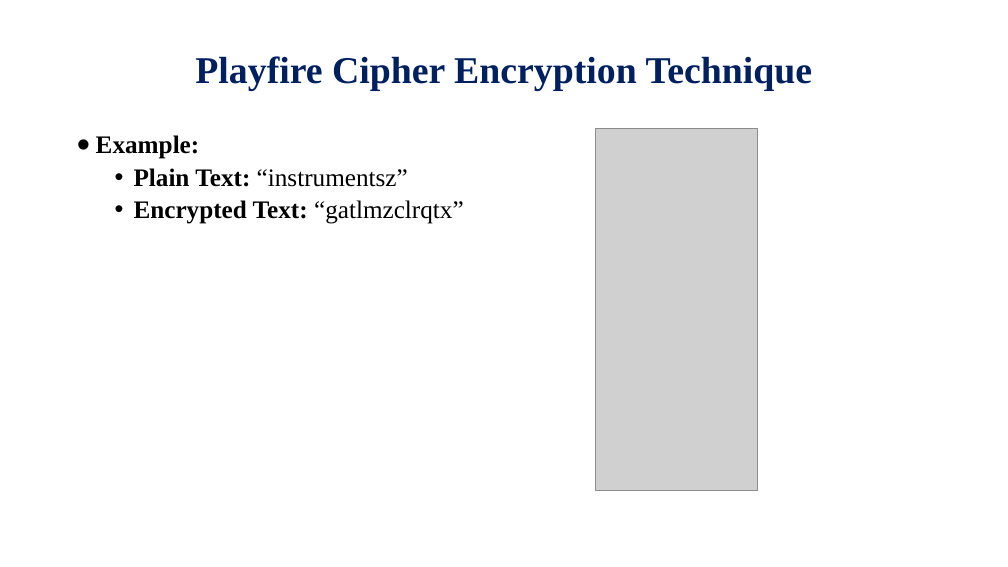
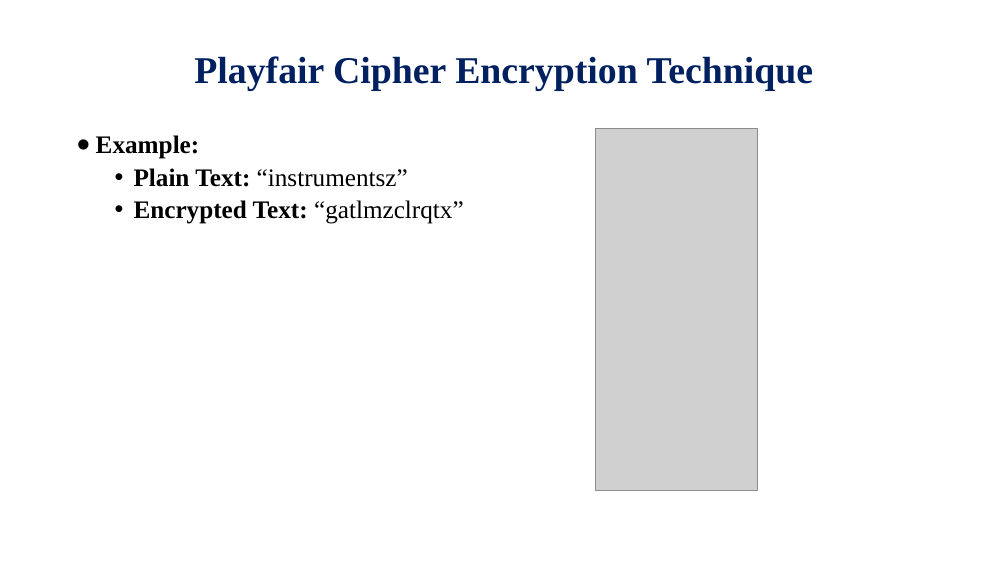
Before and after one commit to Alamgir-JUST/Lecture-Slides, a slide deck: slide 11 of Cryptography and Network Security/Lecture-04.pptx. Drawn at 1008x567 pixels with LibreOffice and Linux fonts; fonts in the diff are those of the drawing; grey boxes stand for pictures; background and template pictures are left out. Boxes give left, top, right and bottom in pixels: in the first picture for what was removed or moved away, otherwise in the second. Text is boxed around its words. In the diff, an @@ line names an element or a change of style, - is before the commit and + after.

```diff
--- a/Cryptography and Network Security/Lecture-04.pptx
+++ b/Cryptography and Network Security/Lecture-04.pptx
@@ title at <box>194,56,814,91</box>: text changed @@
-Playfire Cipher Encryption Technique
+Playfair Cipher Encryption Technique
```
Also in this commit, not shown: 17 other slides changed, 1 other file.
